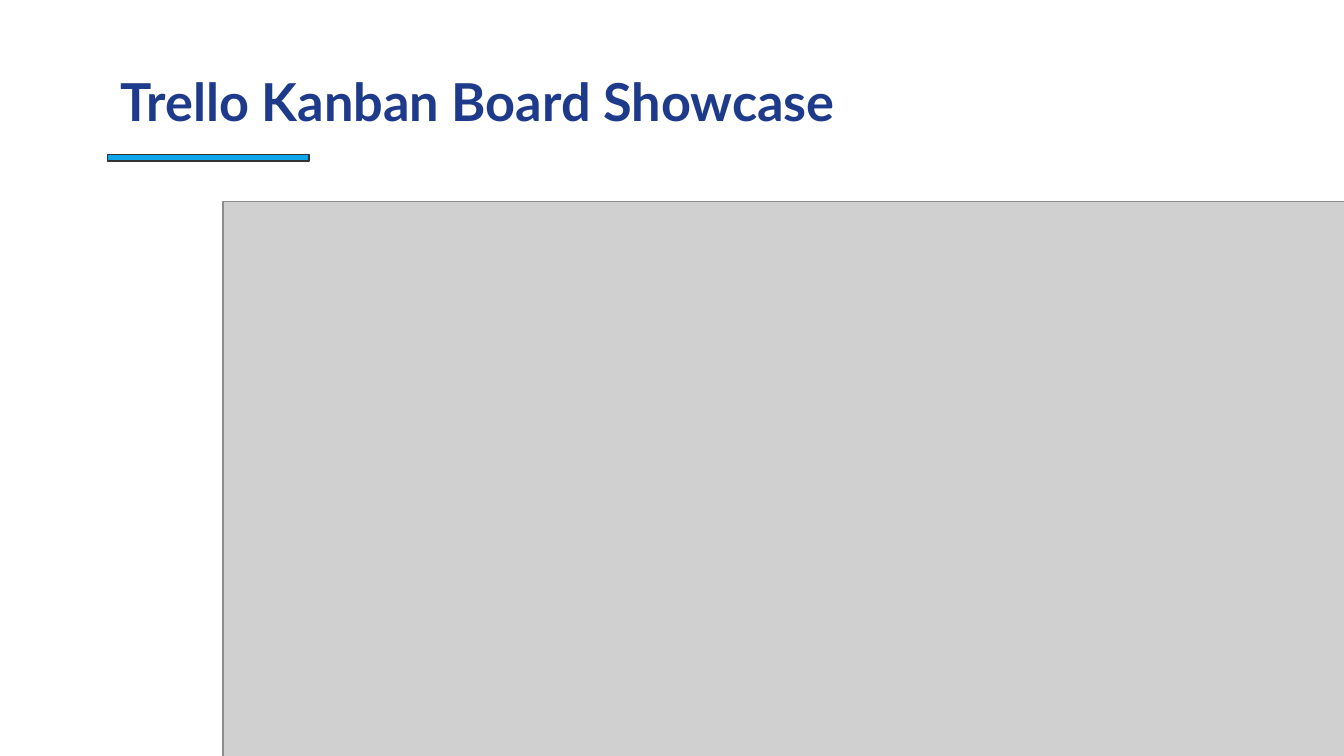
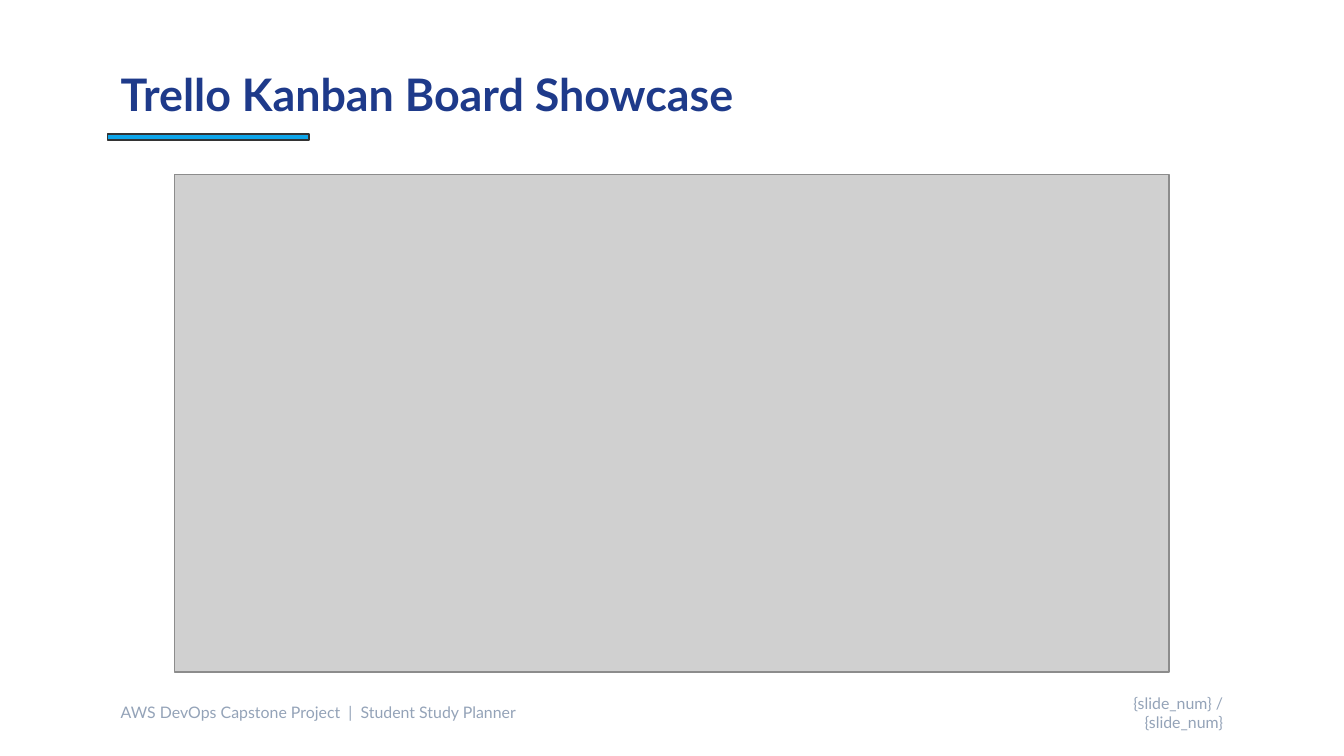
Before and after one commit to GeekKwame/aws-capstone-project, a slide deck: slide 8 of docs/phase5/presentation.pptx. Drawn at 1344x756 pixels with LibreOffice and Linux fonts; fonts in the diff are those of the drawing; grey boxes stand for pictures. Boxes give left, top, right and bottom in pixels: in the first picture for what was removed or moved away, otherwise in the second. Text is boxed around its words. In the diff, an @@ line names an element or a change of style, - is before the commit and + after.

Commit message:
docs: adjust presentation coordinate margins to fix layout cutoff

```diff
--- a/docs/phase5/presentation.pptx
+++ b/docs/phase5/presentation.pptx
@@ text "Trello Kanban Board Showcase" at (121, 77, 733, 112): size 28 to 24 pt @@
@@ rectangle: place and size @@
-rectangle at (108, 155, 309, 161)
+rectangle at (108, 134, 309, 140)
@@ picture: place and size @@
-picture at (223, 202, 1344, 756)
+picture at (175, 175, 1169, 672)
@@ text added at (121, 706, 516, 721), 8.5 pt, text #94A3B8 @@
+AWS DevOps Capstone Project | Student Study Planner
@@ text added at (1133, 697, 1224, 730), 8.5 pt, text #94A3B8 @@
+{slide_num} / {slide_num}
```
Also in this commit, not shown: 11 other slides changed, 1 slide added, 1 slide removed, 1 other file.
